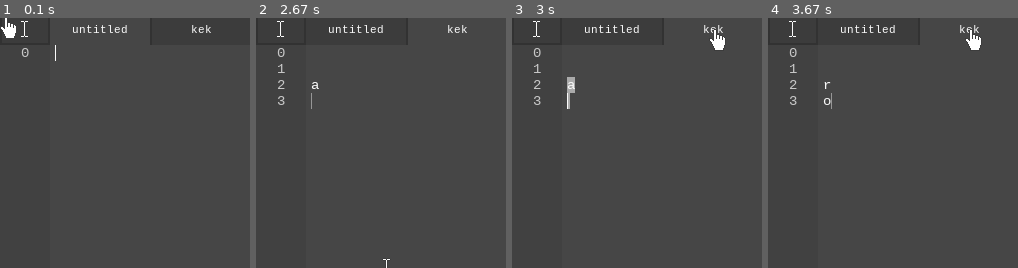
Above: before the commit, frames 1-4 (left to right).
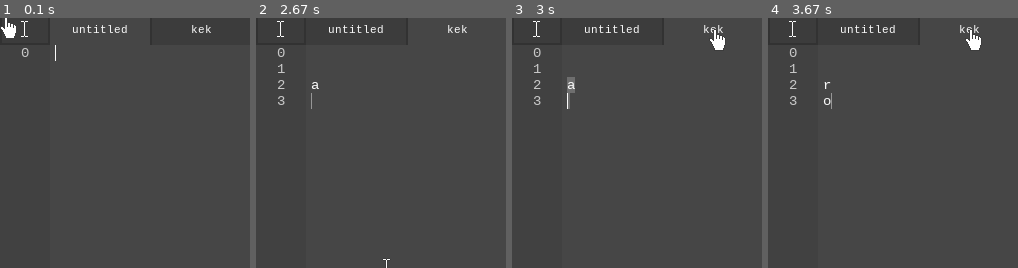
Above: after the commit, the same moments.

Repository: BrunoMontalto/AnyNote
Game: pygame game, started from main.pyw
Two runs of this game, one before a commit and one after it. Both use one fixed random seed, a clock stepped at 60 frames per second and the inputs below.
Inputs (mouse positions are % of the whole screen's width and height, from its top left):
- Up to frame 1 (0.1 s): no input
- Up to frame 2 (2.67 s): type "ann" at 0.33 s; tap Enter at 0.67, 1.22, 1.55, 2.35 s; click "kek" at 0.93 s; click (26, 51) at 1.93 s; type "a" at 2.22 s
- Up to frame 3 (3 s): click "kek" at 2.82 s
- Up to frame 4 (3.67 s): type "r" at 3.1 s; tap Enter at 3.23 s; type "o" at 3.65 s
The pictures show only the part of the screen within x 0-50%, y 1-51%; the shares and areas given below are measured in that part.

Frames 1-2 are identical in both runs. In frame 3, 0.2% of the frame differs, in the area x 22-26%, y 23-37%; in frame 4, nothing differs.

Commit message:
feat selection color now depends on the theme

Diff:
--- a/AnyNote.py
+++ b/AnyNote.py
@@ -539,10 +539,11 @@
         self.surf.fill(self.theme[0])
 
         font_h = self.font.size('|')[1]
+        selection_color = colorSum(self.theme[0], (40, 40, 40))
 
         #to erase
         if self.to_erase:
-            pygame.draw.rect(self.surf, colorSum(self.theme[0], (100, 100, 100)), (self.to_erase.x, self.to_erase.y - self.current_file.scroll, *self.to_erase.surface.get_size()))
+            pygame.draw.rect(self.surf, selection_color, (self.to_erase.x, self.to_erase.y - self.current_file.scroll, *self.to_erase.surface.get_size()))
 
         #selection
         selection_start = self.current_file.selection_start
@@ -565,25 +566,26 @@
 
             #draw selection
             iter = selection_end[0] - selection_start[0] + 1
+            #iter = min(selection_end[0], (self.current_file.scroll + self.h) // font_h) - max(selection_start[0], self.current_file.scroll // font_h) + 1
             if iter == 1:
                 #find selection start and end in pixels
                 start = LINE_INDEX_WIDTH + LINE_PAD + self.font.size(self.current_file[selection_start[0]][:selection_start[1]])[0]
                 end = LINE_INDEX_WIDTH + LINE_PAD + self.font.size(self.current_file[selection_end[0]][:selection_end[1]])[0]
-                pygame.draw.rect(self.surf, colorSum(self.theme[0], (100, 100, 100)), (start, selection_start[0] * font_h - self.current_file.scroll, max(3, end - start), font_h))
+                pygame.draw.rect(self.surf, selection_color, (start, selection_start[0] * font_h - self.current_file.scroll, max(3, end - start), font_h))
             else:
                 for i in range(iter):
                     if i == 0:
                         start = LINE_INDEX_WIDTH + LINE_PAD + self.font.size(self.current_file[selection_start[0] + i][:selection_start[1]])[0]
                         end = LINE_INDEX_WIDTH + LINE_PAD + self.font.size(self.current_file[selection_start[0] + i])[0]
-                        pygame.draw.rect(self.surf, colorSum(self.theme[0], (100, 100, 100)), (start, (selection_start[0] + i) * font_h - self.current_file.scroll, max(3, end - start), font_h))
+                        pygame.draw.rect(self.surf, selection_color, (start, (selection_start[0] + i) * font_h - self.current_file.scroll, max(3, end - start), font_h))
                     elif i == iter - 1:
                         start = LINE_INDEX_WIDTH + LINE_PAD
                         end = LINE_INDEX_WIDTH + LINE_PAD + self.font.size(self.current_file[selection_end[0]][:selection_end[1]])[0]
-                        pygame.draw.rect(self.surf, colorSum(self.theme[0], (100, 100, 100)), (start, (selection_start[0] + i) * font_h - self.current_file.scroll, max(3, end - start), font_h))
+                        pygame.draw.rect(self.surf, selection_color, (start, (selection_start[0] + i) * font_h - self.current_file.scroll, max(3, end - start), font_h))
                     else:
                         start = LINE_INDEX_WIDTH + LINE_PAD
                         end = LINE_INDEX_WIDTH + LINE_PAD + self.font.size(self.current_file[selection_start[0] + i])[0]
-                        pygame.draw.rect(self.surf, colorSum(self.theme[0], (100, 100, 100)), (start, (selection_start[0] + i) * font_h - self.current_file.scroll, max(3, end - start), font_h))
+                        pygame.draw.rect(self.surf, selection_color, (start, (selection_start[0] + i) * font_h - self.current_file.scroll, max(3, end - start), font_h))
 
 
 
--- a/main.pyw
+++ b/main.pyw
@@ -121,6 +121,8 @@
                         frame.file_index = button_down[0].tag
                         files_buttons[frame.file_index + 1].color = frame.theme[0]
 
+                        #frame.repeat_timer = REPEAT_TIMER #bug or feature?
+
                 button_down = None
 
 
Binary file changed: icon.png
